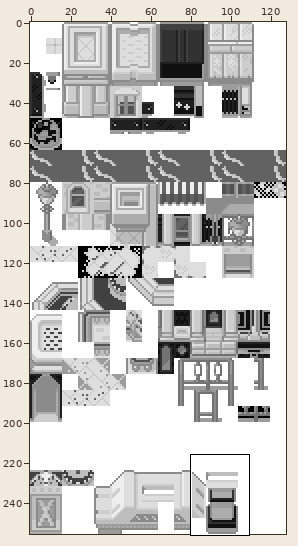
File history of a sprite sheet, pokeemerald/data/tilesets/secondary/bologna/tiles.png. The first picture is a wide view before the edit; the outline marks the close-up.
Close-up. Old version:
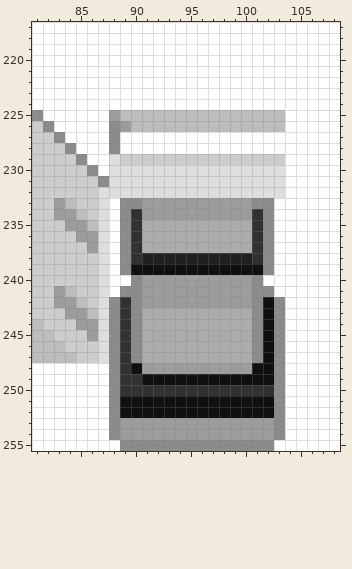
The file is 128x256 pixels. Shown: x 81..108, y 217..255.
The result:
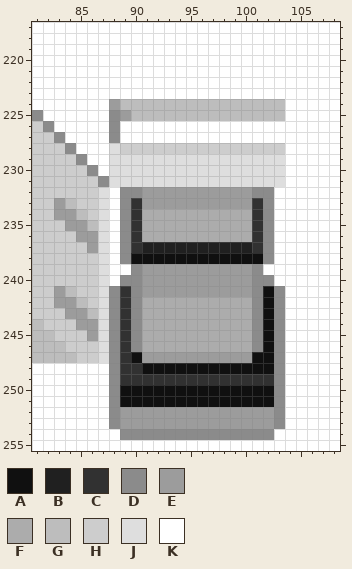
Palette (. is transparent): A #101010  B #202020  C #313131  D #8b8b8b  E #9c9c9c  F #acacac  G #bdbdbd  H #cdcdcd  J #dedede  K #ffffff
Commit: Editing bologna tileset
From old to new:
Changed rows in their new state; - is an unchanged pixel.
first column x 88:
224 EGGGGGGGGGGGGGGG
225 DE--------------
226 -KKKKKKKKKKKKKKK
228 JHHHHHHHHHHHHHHH
229 -JJJJJJJJJJJJJJJ
232 KDDEEEEEEEEEEDDK
233 --C----------C--
234 ---FFFFFFFFFF---
237 ---BBBBBBBBBB---
238 --AAAAAAAAAAAA--
239 -KDEEEEEEEEEEDK-
240 -D------------D-
241 DC------------AD
242 ---FFFFFFFFFF---
first column x 88:
247 --AEEEEEEEEEEA--
248 --CAAAAAAAAAA---
249 ---CCCCCCCCCCCC-
250 -AAAAAAAAAAAAAA-
252 -EEEEEEEEEEEEEE-
254 KDDDDDDDDDDDDDDK
255 -KKKKKKKKKKKKKK-
Changed places in both close-ups, as pixel boxes (x1, y1, x2, y2):
changed: (109, 99, 285, 308)
changed: (109, 352, 285, 451)
